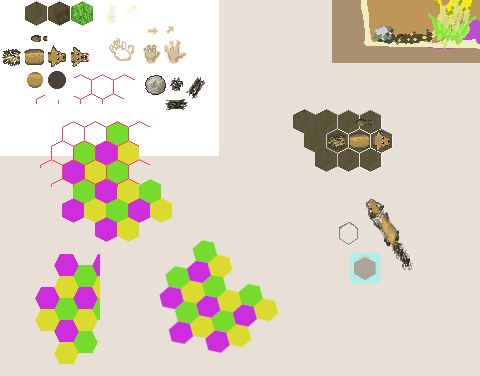
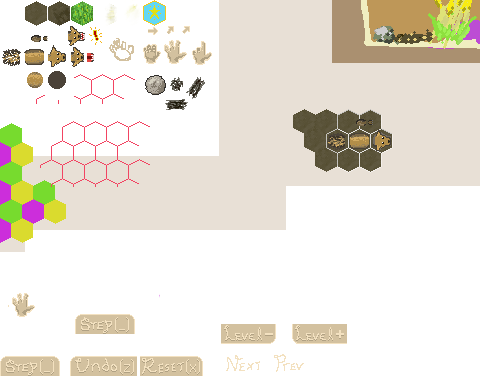
Before/after of a (480, 376) layered artwork. What changed in the layer stack:
painted on "grabs" over [166, 26, 212, 65]
painted on "sablin'" over [48, 26, 102, 63]
painted on "tiles" over [0, 122, 279, 364]
painted on "Background" over [0, 0, 480, 376]
